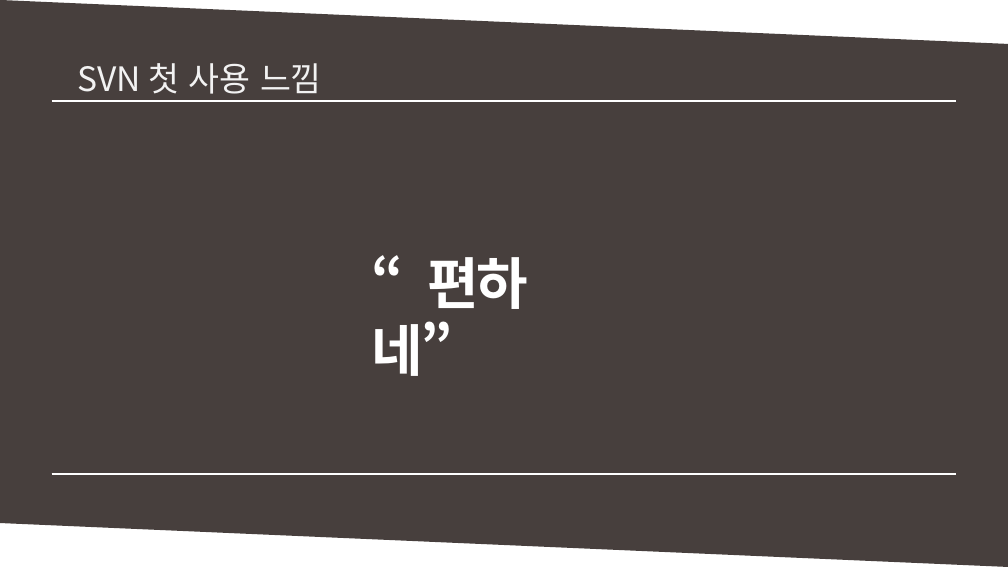
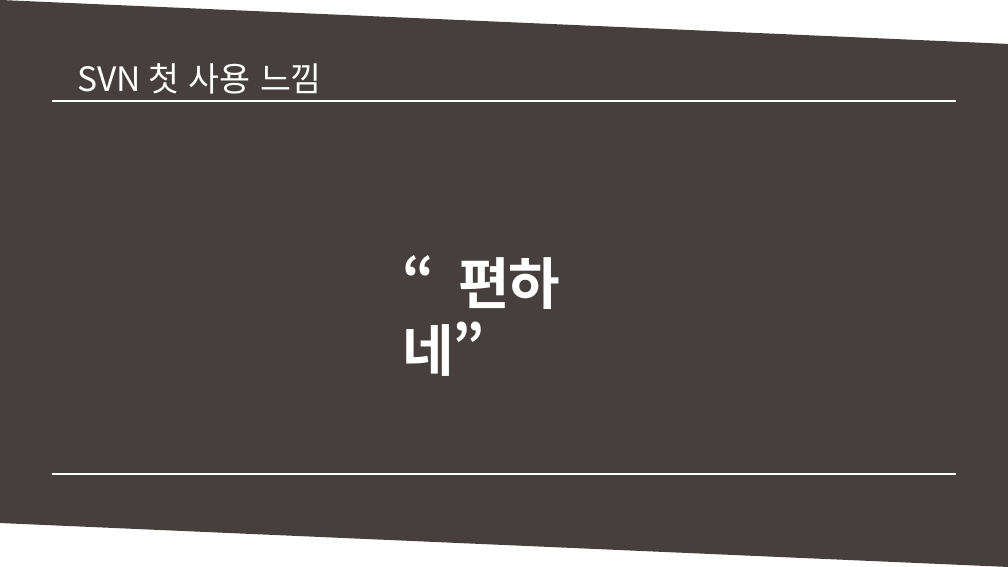
Before and after one commit to MinSikMoon/pptgit, a slide deck: slide 4 of git발표.pptx (slide 3 before the commit). Drawn at 1008x567 pixels with LibreOffice and Linux fonts; fonts in the diff are those of the drawing. Boxes give left, top, right and bottom in pixels: in the first picture for what was removed or moved away, otherwise in the second. Text is boxed around its words. In the diff, an @@ line names an element or a change of style, - is before the commit and + after.

```diff
--- a/git발표.pptx
+++ b/git발표.pptx
@@ text "“편하네”" moved from (x1=371, y1=257, x2=528, y2=376) to (x1=403, y1=257, x2=560, y2=376) @@
```
Also in this commit, not shown: 7 other slides changed, 4 slides added.
